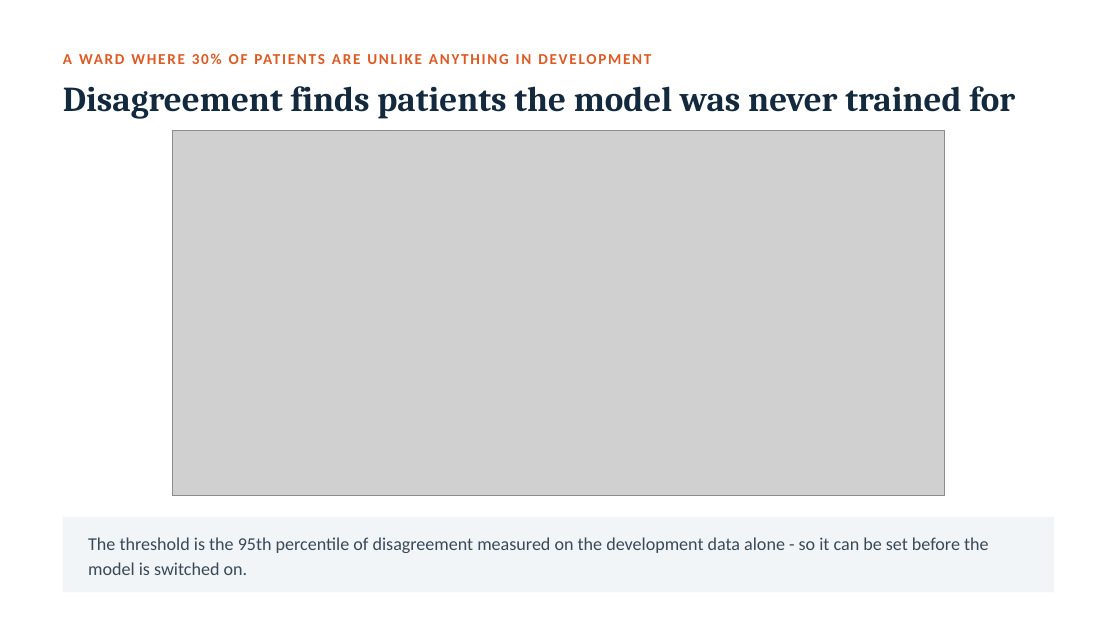
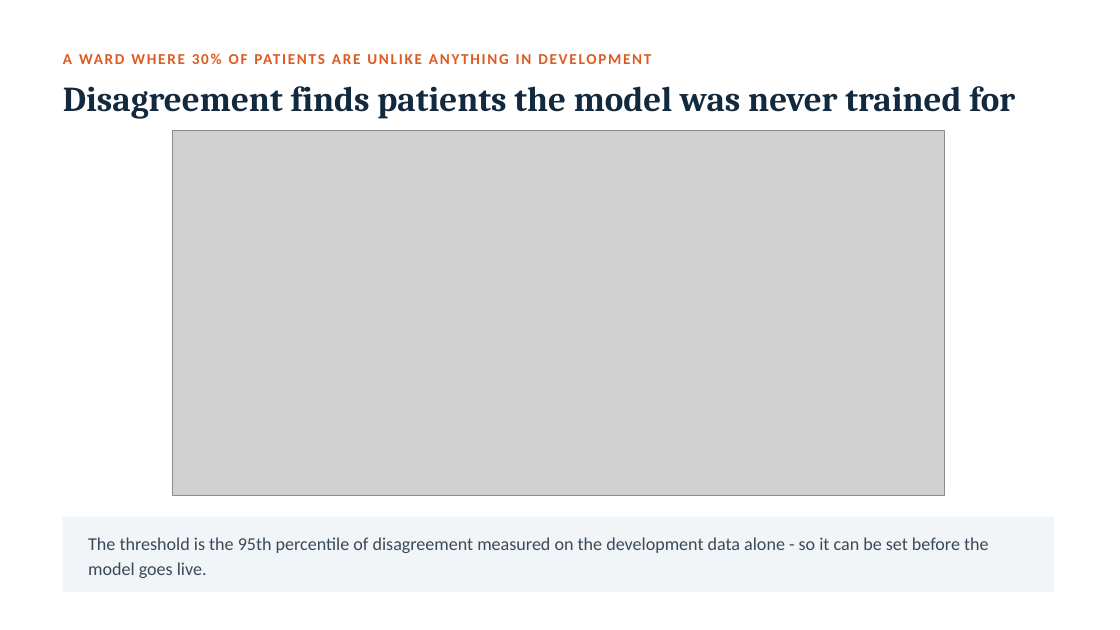
Before and after one commit to vafaei-ar/ai-uncertainty-2026-healthcare, a slide deck: slide 9 of slides/lecture2_deciding_under_uncertainty.pptx. Drawn at 1120x630 pixels with LibreOffice and Linux fonts; fonts in the diff are those of the drawing; grey boxes stand for pictures. Boxes give left, top, right and bottom in pixels: in the first picture for what was removed or moved away, otherwise in the second. Text is boxed around its words. In the diff, an @@ line names an element or a change of style, - is before the commit and + after.

```diff
--- a/slides/lecture2_deciding_under_uncertainty.pptx
+++ b/slides/lecture2_deciding_under_uncertainty.pptx
@@ text at [88,537,989,578]: text changed @@
-The threshold is the 95th percentile of disagreement measured on the development data alone - so it can be set before the model is switched on.
+The threshold is the 95th percentile of disagreement measured on the development data alone - so it can be set before the model goes live.
```
Also in this commit, not shown: 1 other slide changed, 17 other files.
